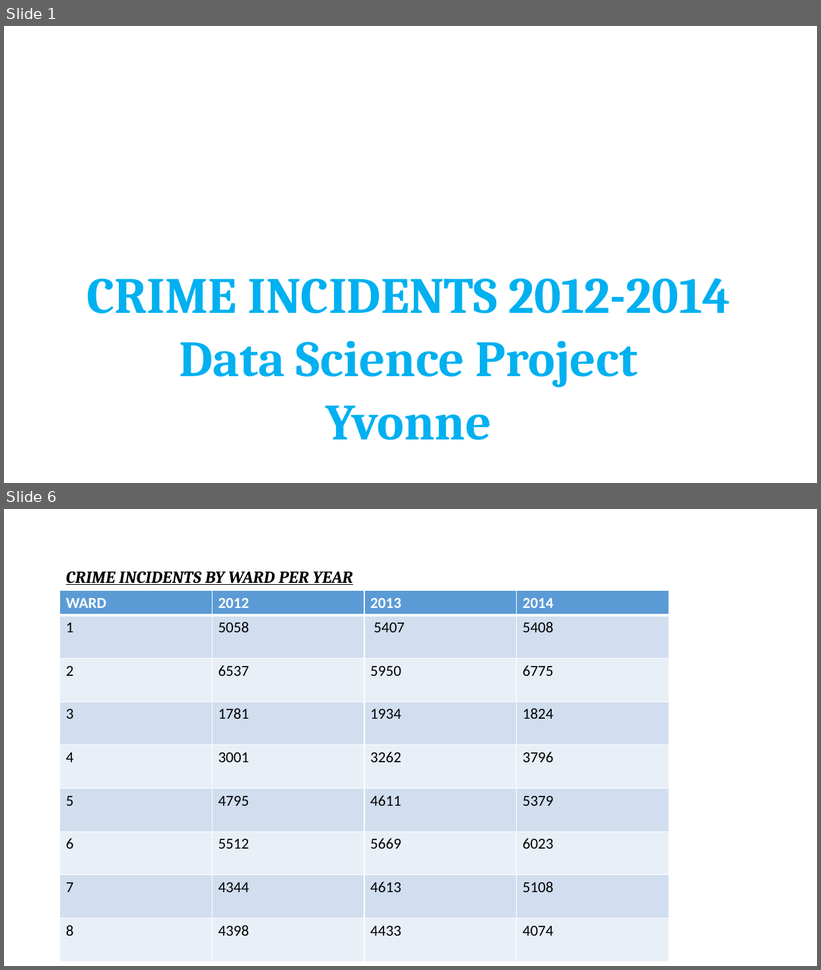
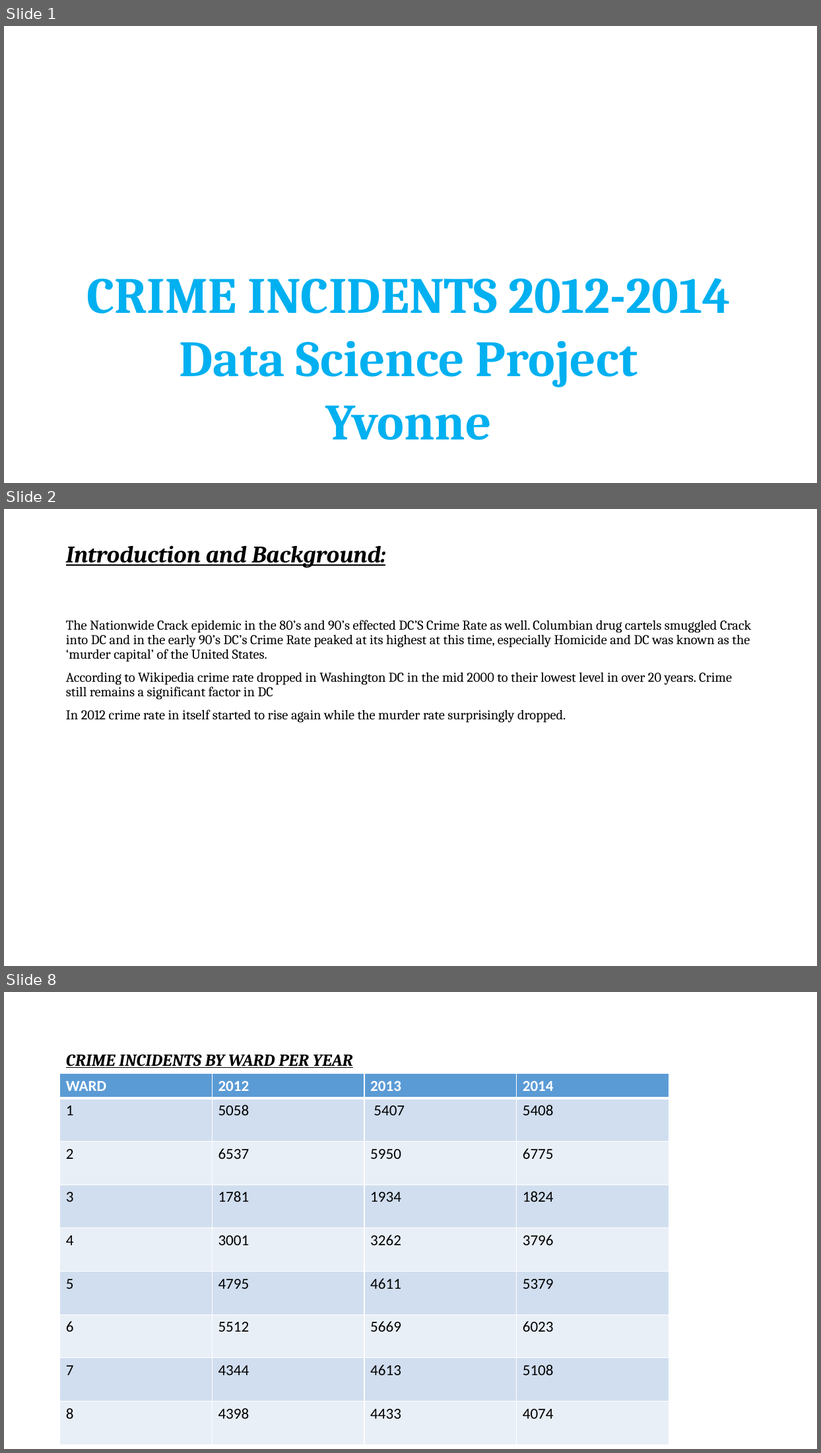
Before and after one commit to Yhuelcher/Crime-Project, a slide deck: Crime Prediction Project.pptx. Shown one above the other, each under a label of ours: slides 1 and 6 before the commit, slides 1, 2 and 8 after it; the slides between them are not shown. The pictures are 821x970 and 821x1453 pixels, drawn with LibreOffice and Linux fonts; fonts in the diff are those of the drawing; background and template pictures are left out. Boxes give left, top, right and bottom in pixels: in the first picture for what was removed or moved away, otherwise in the second. Text is boxed around its words. In the diff, an @@ line names an element or a change of style, - is before the commit and + after.

```diff
--- a/Crime Prediction Project.pptx
+++ b/Crime Prediction Project.pptx
@@ slide 2 added at [4, 509, 817, 966], background #FFFFFF @@
@@ title added at [66, 546, 386, 568], 28 pt, text #000000, bold, italic, underline @@
+Introduction and Background:
@@ text added at [66, 620, 751, 723], 16 pt, text #000000 @@
+The Nationwide Crack epidemic in the 80’s and 90’s effected DC’S Crime Rate as well. Columbian drug cartels smuggled Crack into DC and in the early 90’s DC’s Crime Rate peaked at its highest at this time, especially Homicide and DC was known as the ‘murder capital’ of the United States.
+According to Wikipedia crime rate dropped in Washington DC in the mid 2000 to their lowest level in over 20 years. Crime still remains a significant factor in DC
+In 2012 crime rate in itself started to rise again while the murder rate surprisingly dropped.
@@ what was slide 6 is now slide 8 @@
```
Also in this commit, not shown: 6 slides changed, 5 other slides added, 1 slide removed, 1 other file.
